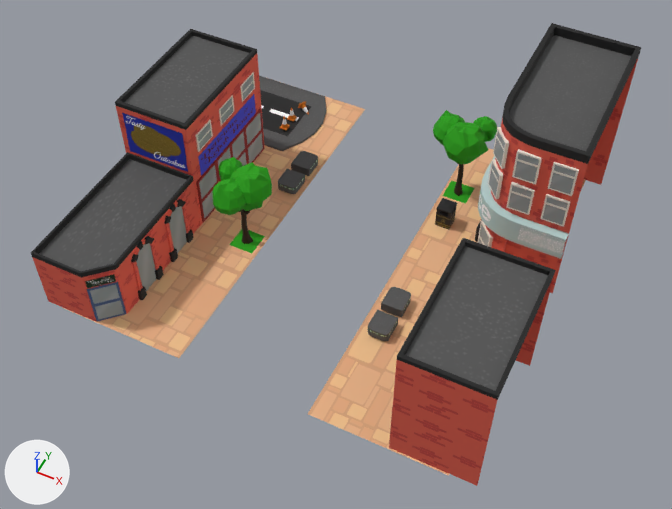
An edit to the FBX model RAW/Models/Environment Modules/First Module.fbx, drawn before and after from the same camera.
Before and after are seen from a camera (50 mm lens) standing at (-28.51, -14.26, 15.9) and looking at (-34.54, -2.22, 0.84). The axes (+X, +Y, +Z) are drawn at lower left. The lights are the same throughout. Where no turn or scale is listed for an object, it has been applied to the vertices.
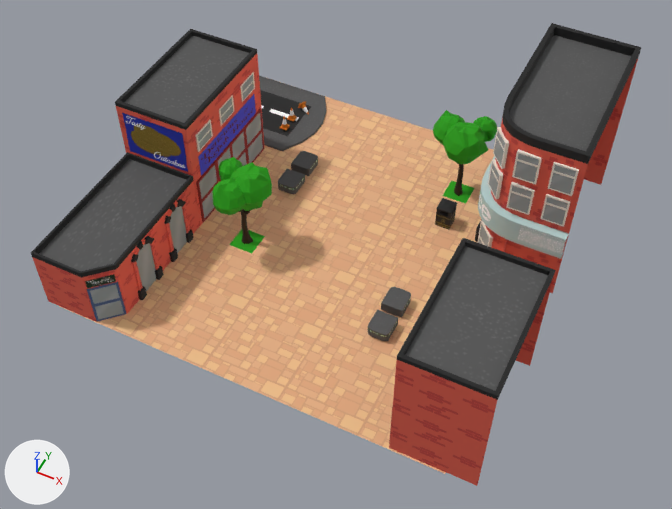
The newer file is also turned or shifted as a whole; pictures and numbers use the older file's frame.

What the commit changed:
me_mesh is used by ob_plane001; location (-34.97, -1.12, 0.05).
me_mesh had 3137 vertices, 5347 faces and spanned x -5.83..5.06, y -4.5..4.5, z -0.05..4.02.
me_mesh now has 3137 vertices, 5349 faces and spans x -5.83..5.06, y -4.5..4.5, z -0.05..4.02.
me_mesh part 1: the loose piece of 4 vertices spanning x -4.5..-1.5, y -4.5..4.5, z 0.0 is rebuilt with 8 vertices and now spans x -4.57..4.43, y -4.5..4.5, z 0.0.

Where the change shows, as pixel boxes (x1, y1, x2, y2) in the pictures (672 x 509 px):
part 1 of me_mesh, rebuilt: before (62, 83, 365, 358); after (60, 83, 494, 474)
